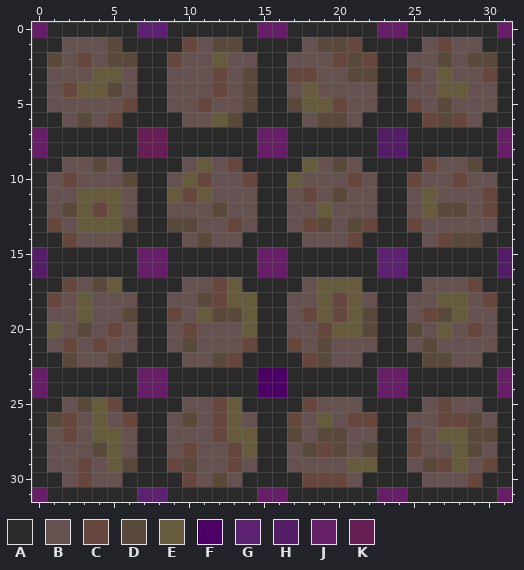
Edited in one commit: pixel-art sprite (src/art/tiles/town/town_road.png). Above: the version before the commit.
The file is 32x32 pixels. Colours within 5 levels of each other are drawn and written as one.
Palette (. is transparent): A #2a2a2a  B #665151  C #66473d  D #59493a  E #665b3d  F #4c0066  G #5c2170  H #541e66  J #661e66  K #661e54
Pixels before, first column x 0:
 0 JAAAAAAGGAAAAAAJJAAAAAAJJAAAAAAJ
 1 AABBBDAAAACBDDAAAABDDCAAAABCBBAA
 2 ADBCBDDAACBBEBBAABBBCDCAABBDBDDA
 3 ABBBEEBAABBBCBDAACCBBDDAACBEBBCA
 4 ABCEEDBAABBBCBDAABEBBBBAABBEEBBA
 5 ABBBBBCAABBCBBDAADEECBBAACBDBBBA
 6 AABDBCAAAABBEDAAAABDDBAAAACDCBAA
 7 JAAAAAAKKAAAAAAJJAAAAAAHHAAAAAAJ
 8 JAAAAAAKKAAAAAAJJAAAAAAHHAAAAAAJ
 9 AABBDBAAAABEBCAAAAEBDBAAAACBBDAA
10 ABCBBBDAABECBBCAAEBBBCBAACBBCBBA
11 ABBEEEBAAECEBBBAABCBDBBAABEBBBCA
12 ABDECEBAABBBDBBAABBEBBBAABEDDBCA
13 ACBEEEDAADDBBCBAABCDBDCAACBBBBBA
14 AACBBBAAAABDBBAAAABBBCAAAABCDDAA
15 HAAAAAAJJAAAAAAJJAAAAAAGGAAAAAAH
16 HAAAAAAJJAAAAAAJJAAAAAAGGAAAAAAH
17 AACBDEAAAABBCEAAAABEEEAAAABBBCAA
18 ACBEBBBAABBDCEEAABBECEBAABBEEBCA
19 ABBEBBDAACBEDDEAABCECEDAABCDEBBA
20 AEBDBCBAABCBBBEAABBCEEDAADBEBCBA
21 ABCBCBBAABDBBBCAACBDBBBAABDBBBBA
22 AADBBDAAAABBDCAAAACDBBAAAADDBBAA
23 JAAAAAAJJAAAAAAFFAAAAAAJJAAAAAAJ
24 JAAAAAAJJAAAAAAFFAAAAAAJJAAAAAAJ
25 AABDECAAAABBCEAAAACBBBAAAABCBBAA
26 ADCBEBCAABDBCEBAACBEBCCAABBCCDBA
27 ABCBEEBAABBBCEEAADBDDBBAACBEEDDA
28 ABBBDEBAABCBBCEAABDCDBDAACBBEDBA
29 ABBCBEDAACDBBCBAABBBBEEAABDCEBCA
30 AABCBBAAAACBDBAAAACCCBAAAABBBCAA
31 JAAAAAAGGAAAAAAJJAAAAAAJJAAAAAAJ
And afterwards:
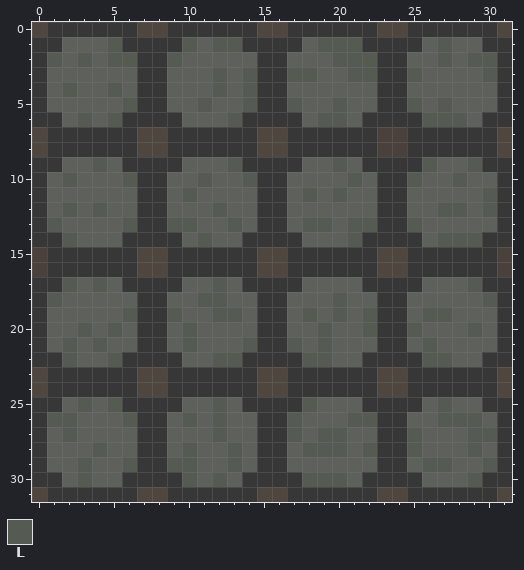
Colours new in this view: L #555b53
Change:
Colour A changes from #2a2a2a to #373737.
Colour B changes from #665151 to #5e605c.
Colour H changes from #541e66 to #4a403c.
Colour J changes from #661e66 to #4e463f.
Colour E becomes colour B in row 2 at x 12; in row 3 at x 4 to 5 and 27; in row 4 at x 3 to 4, 18 and 27 to 28; in row 5 at x 18 to 19; in row 6 at x 12; in row 9 at x 11 and 18.
Colour E becomes colour B in row 10 at x 10 and 17; in row 11 at x 3 to 5, 9, 11 and 26; in row 12 at x 3, 5, 19 and 26; in row 13 at x 3 to 5; in row 17 at x 5, 13 and 19 to 21; in row 18 at x 3, 13 to 14, 19, 21 and 27 to 28.
Colour E becomes colour B in row 19 at x 3, 11, 14, 19, 21 and 28; in row 20 at x 1, 14, 20 to 21 and 27; in row 25 at x 4 and 13; in row 26 at x 4, 13 and 19; in row 27 at x 4 to 5, 13 to 14 and 27 to 28; in row 28 at x 5, 14 and 28.
Colour E becomes colour B in row 29 at x 5, 21 to 22 and 28.
Colour F becomes colour J in rows 23 to 24 at x 15 to 16.
Colour G becomes colour J in row 0 at x 7 to 8; in rows 15 to 16 at x 23 to 24; in row 31 at x 7 to 8.
Colour K becomes colour J in rows 7 to 8 at x 7 to 8.
Colour C becomes colour L in row 1 at x 10, 21 and 27; in row 2 at x 3, 9, 20 and 22; in row 3 at x 12, 17 to 18, 25 and 30; in row 4 at x 2 and 12; in row 5 at x 6, 11, 20 and 25; in row 6 at x 5, 26 and 28.
Colour C becomes colour L in row 9 at x 13 and 26; in row 10 at x 2, 11, 14, 21, 25 and 28; in row 11 at x 10, 18 and 30; in row 12 at x 4 and 30; in row 13 at x 1, 13, 18, 22 and 25; in row 14 at x 2, 21 and 27.
Colour C becomes colour L in row 17 at x 2, 12 and 29; in row 18 at x 1, 12, 20 and 30; in row 19 at x 9, 18, 20 and 26; in row 20 at x 5, 10, 19 and 29; in row 21 at x 2, 4, 14 and 17; in row 22 at x 13 and 18.
Colour C becomes colour L in row 25 at x 5, 12, 18 and 27; in row 26 at x 2, 6, 12, 17, 21 to 22 and 27 to 28; in row 27 at x 2, 12 and 25; in row 28 at x 10, 13, 19 and 25; in row 29 at x 3, 9, 13, 27 and 30; in row 30 at x 3, 10, 18 to 20 and 29.
Colour D becomes colour L in row 1 at x 5, 12 to 13 and 19 to 20; in row 2 at x 1, 5 to 6, 21, 27 and 29 to 30; in row 3 at x 14 and 21 to 22; in row 4 at x 5 and 14; in row 5 at x 14, 17 and 27; in row 6 at x 3, 13, 19 to 20 and 27.
Colour D becomes colour L in row 9 at x 4, 20 and 29; in row 10 at x 6; in row 11 at x 20; in row 12 at x 2, 12 and 27 to 28; in row 13 at x 6, 9 to 10, 19 and 21; in row 14 at x 11 and 28 to 29.
Colour D becomes colour L in row 17 at x 4; in row 18 at x 11; in row 19 at x 6, 12 to 13, 22 and 27; in row 20 at x 3, 22 and 25; in row 21 at x 10, 19 and 26; in row 22 at x 2, 5, 12, 19 and 26 to 27.
Colour D becomes colour L in row 25 at x 3; in row 26 at x 1, 10 and 29; in row 27 at x 17, 19 to 20 and 29 to 30; in row 28 at x 4, 18, 20, 22 and 29; in row 29 at x 6, 10 and 26; in row 30 at x 12.
